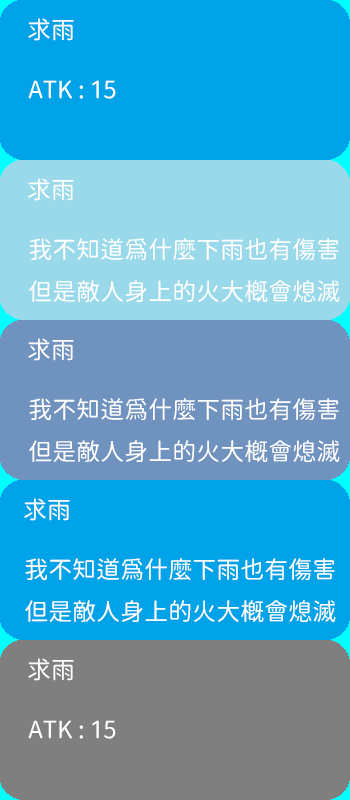
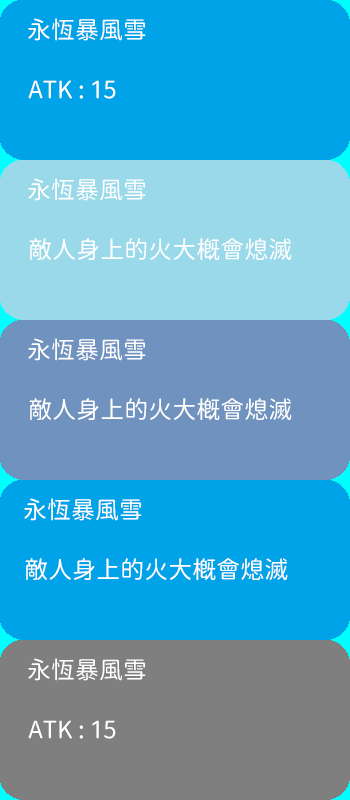
Layered file, before and after one edit (350 x 800). Changes by layer:
renamed "求雨" to "永恆暴風雪", painted on it over [28, 658, 146, 681]
renamed "我不知道為什麼下雨也有傷害 但是敵人身上的火大概會熄滅" to "敵人身上的火大概會熄滅", painted on it over [25, 558, 336, 622]
renamed "求雨" to "永恆暴風雪", painted on it over [24, 498, 142, 521]
renamed "我不知道為什麼下雨也有傷害 但是敵人身上的火大概會熄滅" to "敵人身上的火大概會熄滅", painted on it over [29, 398, 340, 462]
renamed "求雨" to "永恆暴風雪", painted on it over [28, 338, 146, 361]
renamed "我不知道為什麼下雨也有傷害 但是敵人身上的火大概會熄滅" to "敵人身上的火大概會熄滅", painted on it over [29, 238, 340, 302]
renamed "求雨" to "永恆暴風雪", painted on it over [28, 178, 146, 201]
renamed "求雨" to "永恆暴風雪", painted on it over [28, 18, 146, 41]
